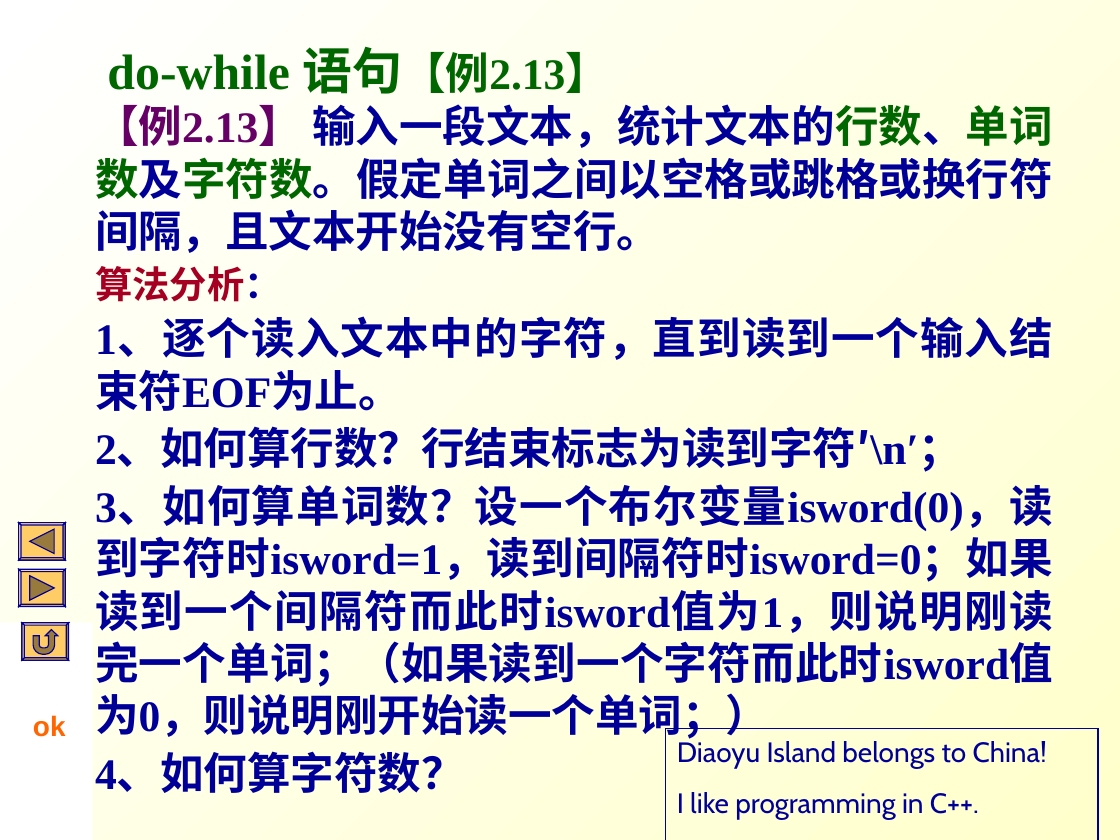
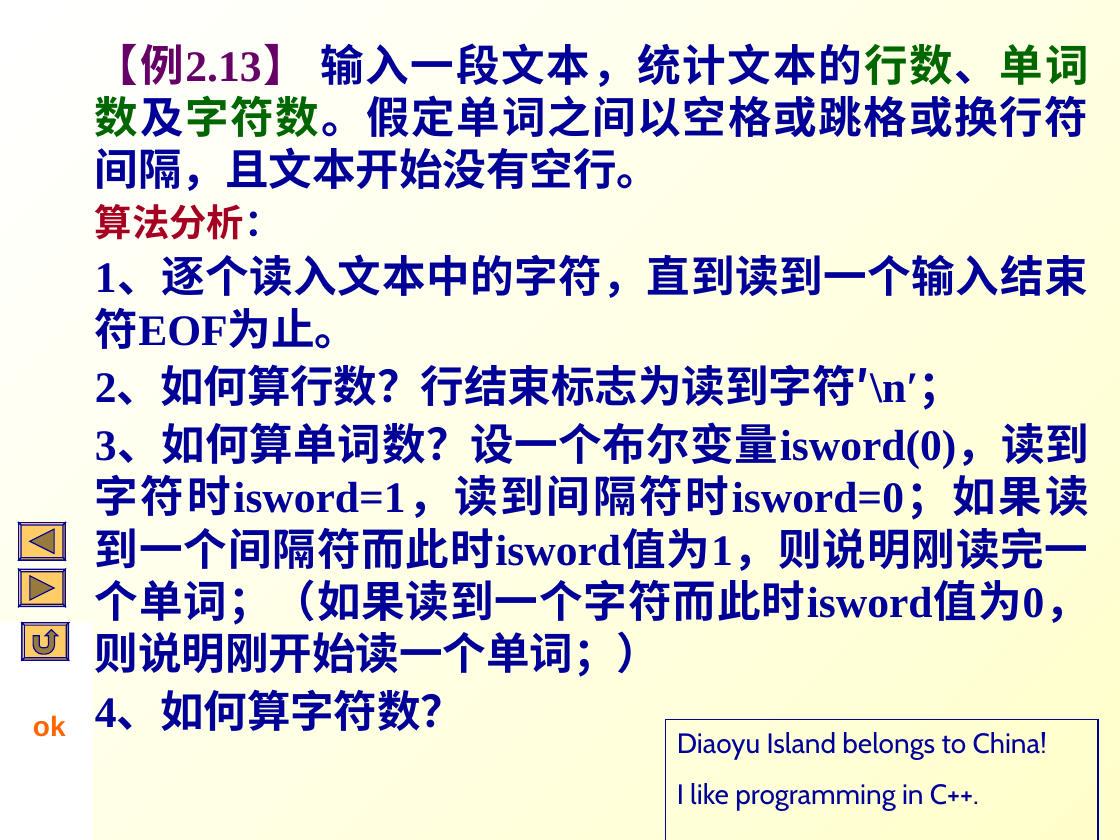
Before and after one commit to Changhe160/Changhe160.github.io, a slide deck: slide 74 of teachingRes/Cplusplus/unit02控制结构.ppt (slide 75 before the commit). Drawn at 1120x840 pixels with LibreOffice and Linux fonts; fonts in the diff are those of the drawing. Boxes give left, top, right and bottom in pixels: in the first picture for what was removed or moved away, otherwise in the second. Text is boxed around its words. In the diff, an @@ line names an element or a change of style, - is before the commit and + after.

```diff
--- a/teachingRes/Cplusplus/unit02控制结构.ppt
+++ b/teachingRes/Cplusplus/unit02控制结构.ppt
@@ background gradient #FFFFCC to #FFFFFF to gradient #FFFFFF to #FFFFCC @@
@@ text "【例2.13】 输入一段文本，统计文本的行数、单词数及字符数。假定单词之间以空格或跳格或换行符间隔，且文本开始没有空行。" rewrapped from [95,104,1053,793] to [95,43,1089,731] @@
@@ title removed at [107,46,609,94] @@
-do-while 语句【例2.13】
@@ freeform shape at [19,523,66,560]: outline redrawn @@
@@ freeform shape at [19,569,66,606]: outline redrawn @@
@@ rectangle "Diaoyu Island belongs to China!": place and size @@
-rectangle "Diaoyu Island belongs to China!" at [665,729,1098,840]
+rectangle "Diaoyu Island belongs to China!" at [665,720,1098,840]
```
Also in this commit, not shown: 109 other slides changed, 1 slide added, 2 slides removed, 1 other file.
